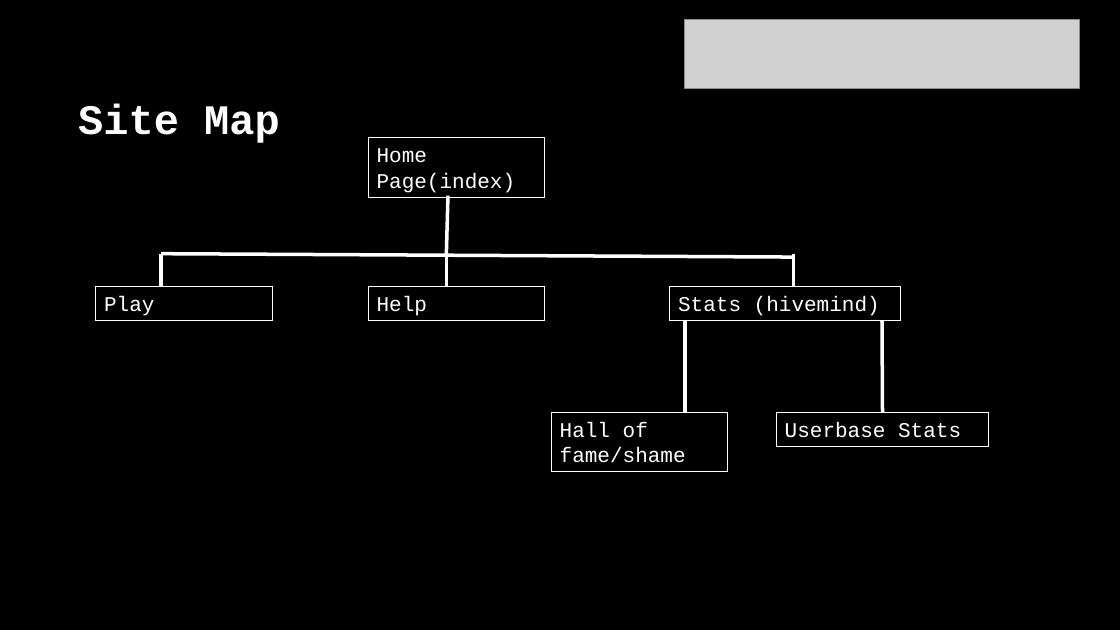
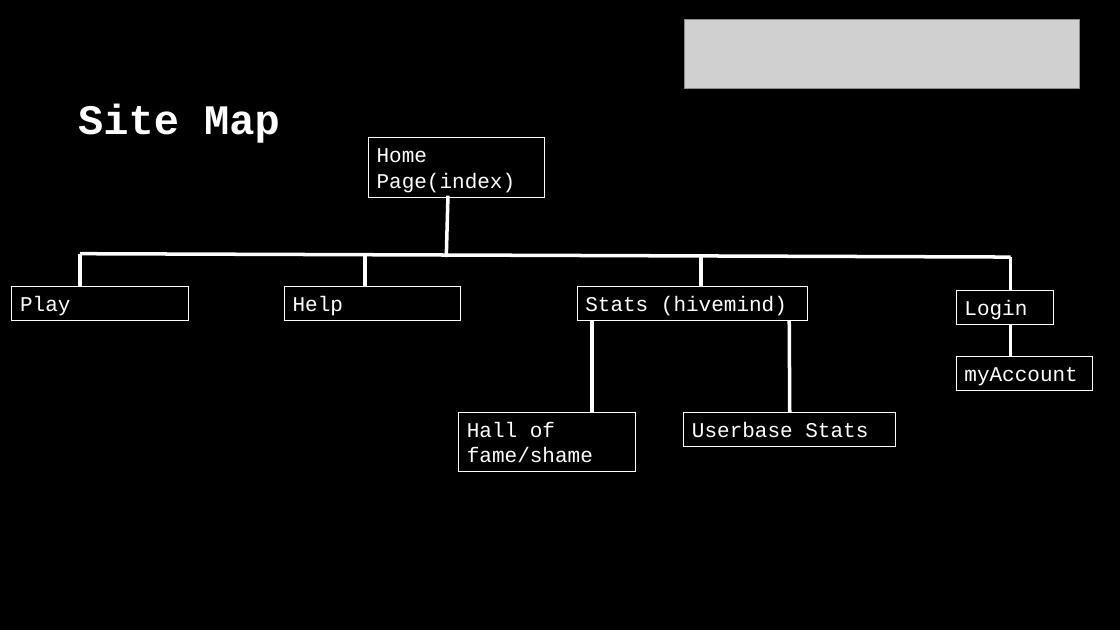
Before and after one commit to christophermcfadyen/glasgowrpg, a slide deck: slide 4 of chris pres.pptx. Drawn at 1120x630 pixels with LibreOffice and Linux fonts; fonts in the diff are those of the drawing; grey boxes stand for pictures. Boxes give left, top, right and bottom in pixels: in the first picture for what was removed or moved away, otherwise in the second. Text is boxed around its words. In the diff, an @@ line names an element or a change of style, - is before the commit and + after.

Commit message:
Chris pres draft 3

```diff
--- a/chris pres.pptx
+++ b/chris pres.pptx
@@ line moved from (161, 254) - (161, 287) to (80, 254) - (80, 287) @@
@@ line moved from (161, 254) - (792, 257) to (80, 254) - (1011, 257) @@
@@ line moved from (446, 254) - (446, 287) to (365, 254) - (365, 287) @@
@@ 2 lines, 1 rectangle: place and size @@
-2 lines, 1 rectangle at [670, 254, 900, 413]
+2 lines, 1 rectangle at [577, 254, 807, 413]
@@ line added from (1011, 257) to (1011, 290), #FFFFFF 3 pt @@
@@ rectangle "Play": place and size @@
-rectangle "Play" at [96, 287, 272, 320]
+rectangle "Play" at [12, 287, 188, 320]
@@ rectangle "Help": place and size @@
-rectangle "Help" at [368, 287, 544, 320]
+rectangle "Help" at [284, 287, 460, 320]
@@ rectangle added at [956, 291, 1053, 324], outline #FFFFFF 0.75 pt, 18 pt, text #FFFFFF @@
+Login
@@ 2 rectangles, 1 line: place and size @@
-2 rectangles, 1 line at [551, 320, 989, 472]
+2 rectangles, 1 line at [459, 320, 897, 472]
@@ line added from (1011, 324) to (1011, 357), #FFFFFF 3 pt @@
@@ rectangle added at [956, 357, 1093, 391], outline #FFFFFF 0.75 pt, 18 pt, text #FFFFFF @@
+myAccount
```
